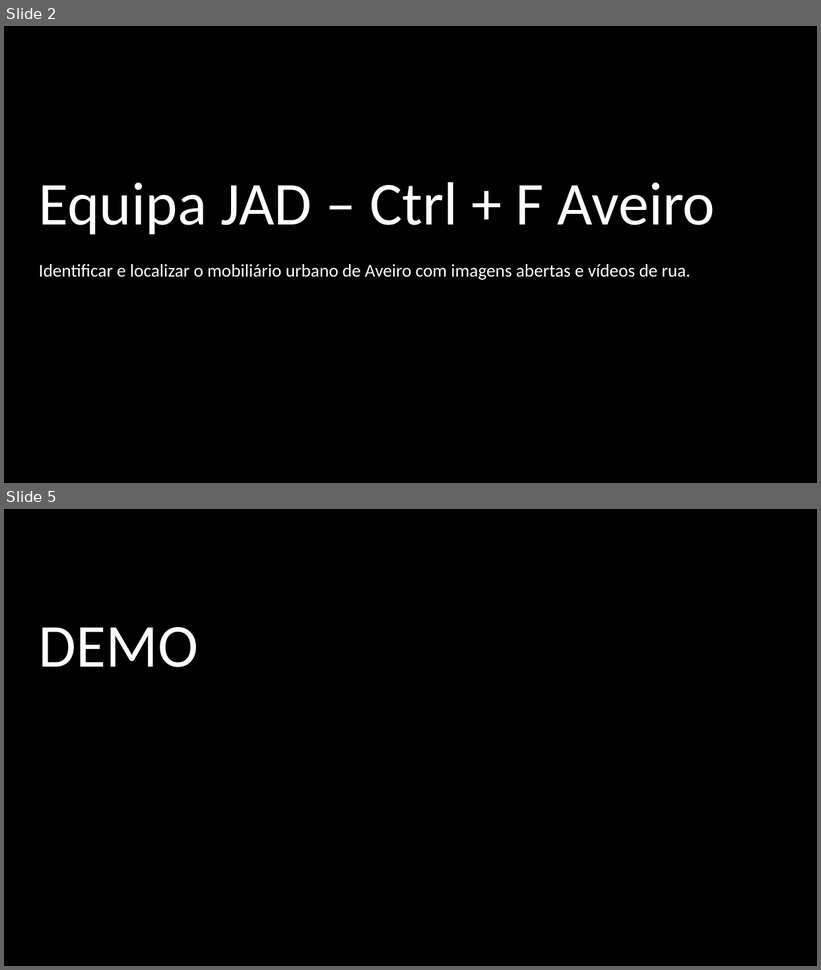
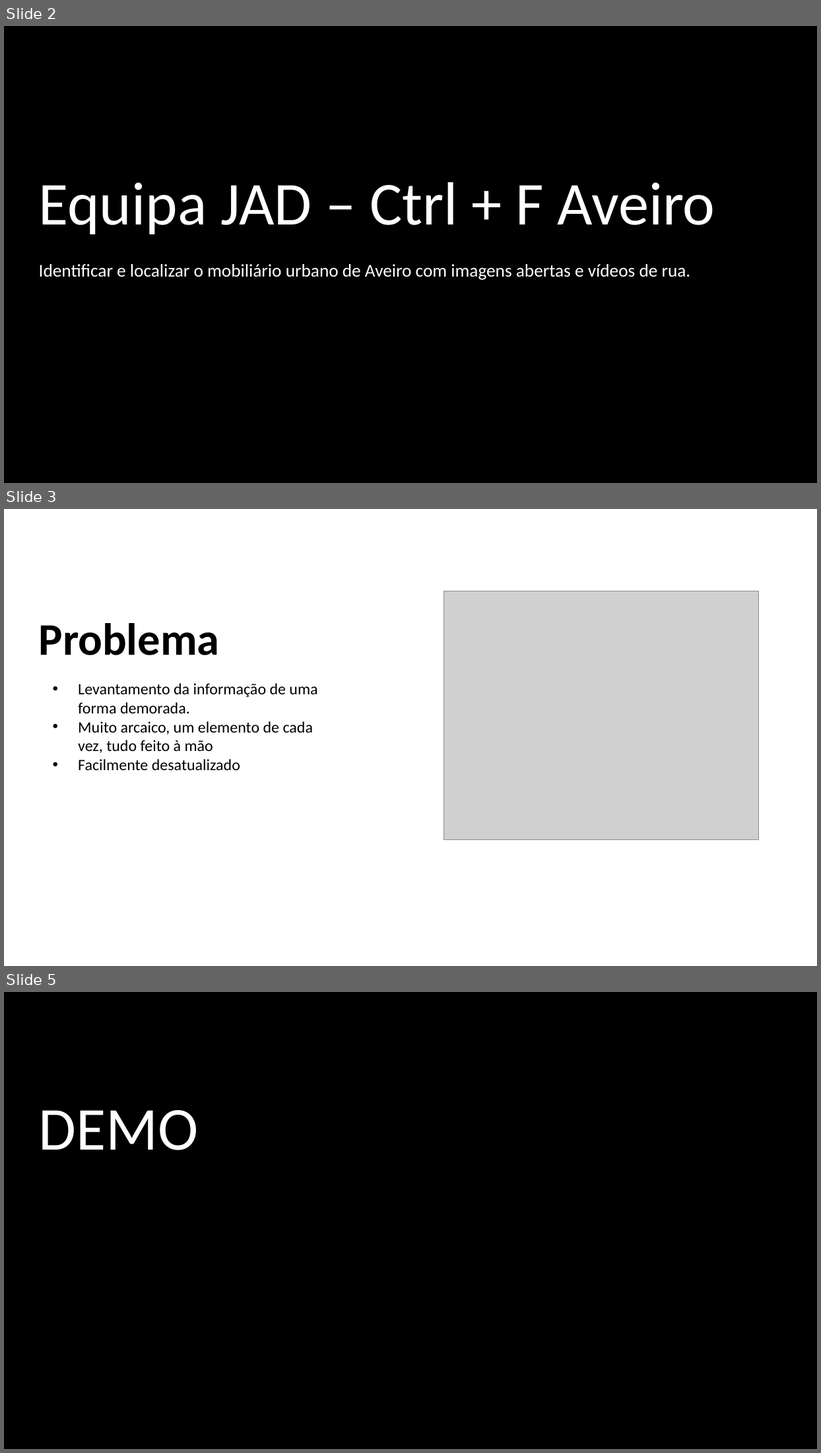
Before and after one commit to JAD-Hackathon/challenge2, a slide deck: docs/JAD_ATC_Hackathon_2026.pptx. Shown one above the other, each under a label of ours: slides 2 and 5 before the commit, slides 2, 3 and 5 after it; the slides between them are not shown. The pictures are 821x970 and 821x1453 pixels, drawn with LibreOffice and Linux fonts; fonts in the diff are those of the drawing; grey boxes stand for pictures; background and template pictures are left out. Boxes give left, top, right and bottom in pixels: in the first picture for what was removed or moved away, otherwise in the second. Text is boxed around its words. In the diff, an @@ line names an element or a change of style, - is before the commit and + after.

```diff
--- a/docs/JAD_ATC_Hackathon_2026.pptx
+++ b/docs/JAD_ATC_Hackathon_2026.pptx
@@ slide 3 added at (x1=4, y1=509, x2=817, y2=966), background #FFFFFF @@
@@ picture added at (x1=444, y1=591, x2=758, y2=840) @@
@@ title added at (x1=39, y1=623, x2=220, y2=656), 40 pt, text #000000, bold @@
+Problema
@@ text added at (x1=78, y1=683, x2=318, y2=770), 14 pt, text #000000 @@
+• Levantamento da informação de uma forma demorada.
+• Muito arcaico, um elemento de cada vez, tudo feito à mão
+• Facilmente desatualizado
```
Also in this commit, not shown: 2 other slides added, 3 slides removed, 8 other files.
